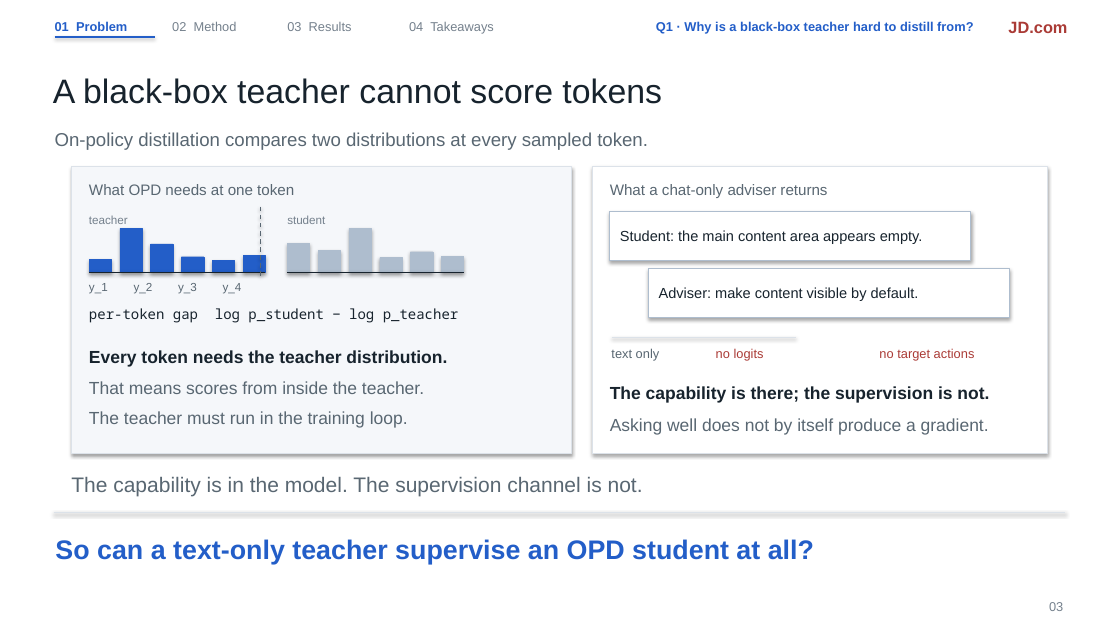
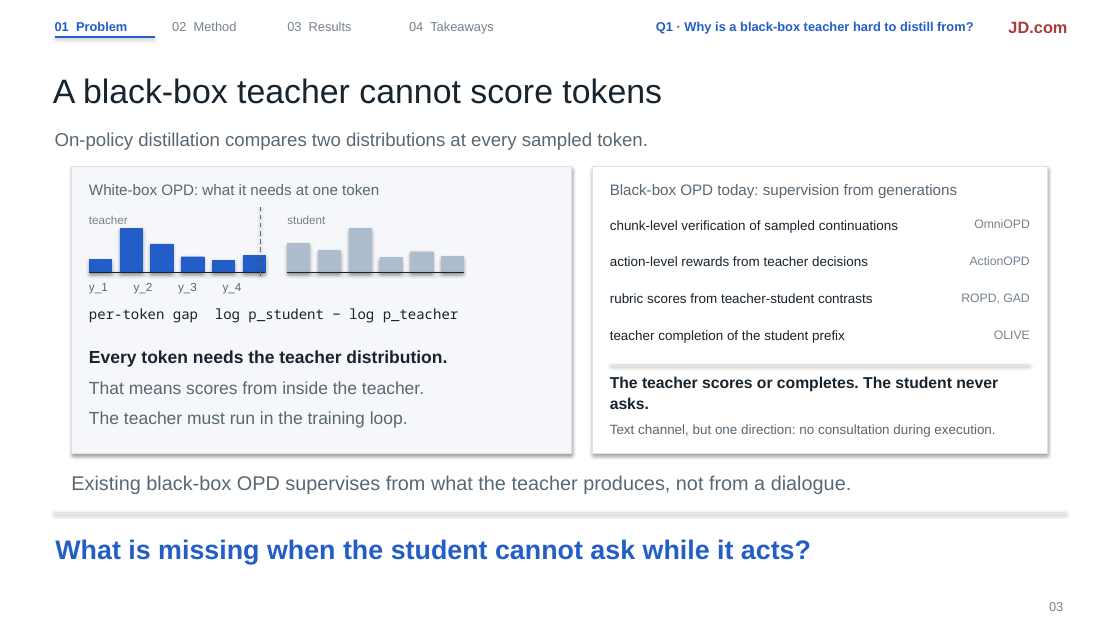
Before and after one commit to liruiluo/communicative-opsd, a slide deck: slide 3 of assets/slides/copd-slides.pptx. Drawn at 1120x630 pixels with LibreOffice and Linux fonts; fonts in the diff are those of the drawing. Boxes give left, top, right and bottom in pixels: in the first picture for what was removed or moved away, otherwise in the second. Text is boxed around its words. In the diff, an @@ line names an element or a change of style, - is before the commit and + after.

Commit message:
State black-box OPD baselines correctly: supervision from generations, not dialogue

```diff
--- a/assets/slides/copd-slides.pptx
+++ b/assets/slides/copd-slides.pptx
@@ text at bbox=[89, 184, 379, 195]: text changed @@
-What OPD needs at one token
+White-box OPD: what it needs at one token
@@ text at bbox=[610, 184, 957, 198]: text changed @@
-What a chat-only adviser returns
+Black-box OPD today: supervision from generations
@@ rectangle removed at bbox=[610, 212, 971, 260] @@
@@ text added at bbox=[610, 220, 898, 233], 11.5 pt, text #17232D @@
+chunk-level verification of sampled continuations
@@ text removed at bbox=[620, 230, 923, 244] @@
-Student: the main content area appears empty.
@@ text added at bbox=[974, 219, 1029, 228], 10.5 pt, text #75818D @@
+OmniOPD
@@ text added at bbox=[610, 256, 868, 266], 11.5 pt, text #17232D @@
+action-level rewards from teacher decisions
@@ rectangle removed at bbox=[649, 269, 1010, 318] @@
@@ text added at bbox=[970, 256, 1030, 265], 10.5 pt, text #75818D @@
+ActionOPD
@@ text added at bbox=[610, 293, 872, 303], 11.5 pt, text #17232D @@
+rubric scores from teacher-student contrasts
@@ text removed at bbox=[659, 287, 919, 301] @@
-Adviser: make content visible by default.
@@ text added at bbox=[961, 293, 1029, 303], 10.5 pt, text #75818D @@
+ROPD, GAD
@@ text at bbox=[610, 330, 845, 343]: text changed; size 11 to 11.5 pt; text colour #AA3B36 to #17232D @@
-no logits
+teacher completion of the student prefix
@@ text removed at bbox=[611, 348, 660, 361] @@
-text only
@@ text at bbox=[994, 330, 1030, 339]: text changed; size 11 to 10.5 pt; text colour #AA3B36 to #75818D @@
-no target actions
+OLIVE
@@ text at bbox=[610, 376, 998, 409]: text changed; size 15 to 13.5 pt; text colour #596772 to #17232D; bold on @@
-Asking well does not by itself produce a gradient.
+The teacher scores or completes. The student never asks.
@@ line moved from (612, 338) - (797, 338) to (610, 365) - (1030, 365) @@
@@ text removed at bbox=[610, 386, 989, 403] @@
-The capability is there; the supervision is not.
@@ text added at bbox=[610, 424, 995, 437], 11.5 pt, text #596772 @@
+Text channel, but one direction: no consultation during execution.
@@ text at bbox=[71, 475, 852, 494]: text changed; size 18 to 17 pt @@
-The capability is in the model. The supervision channel is not.
+Existing black-box OPD supervises from what the teacher produces, not from a dialogue.
@@ text at bbox=[55, 539, 811, 564]: text changed @@
-So can a text-only teacher supervise an OPD student at all?
+What is missing when the student cannot ask while it acts?
```
Also in this commit, not shown: 2 other files.
